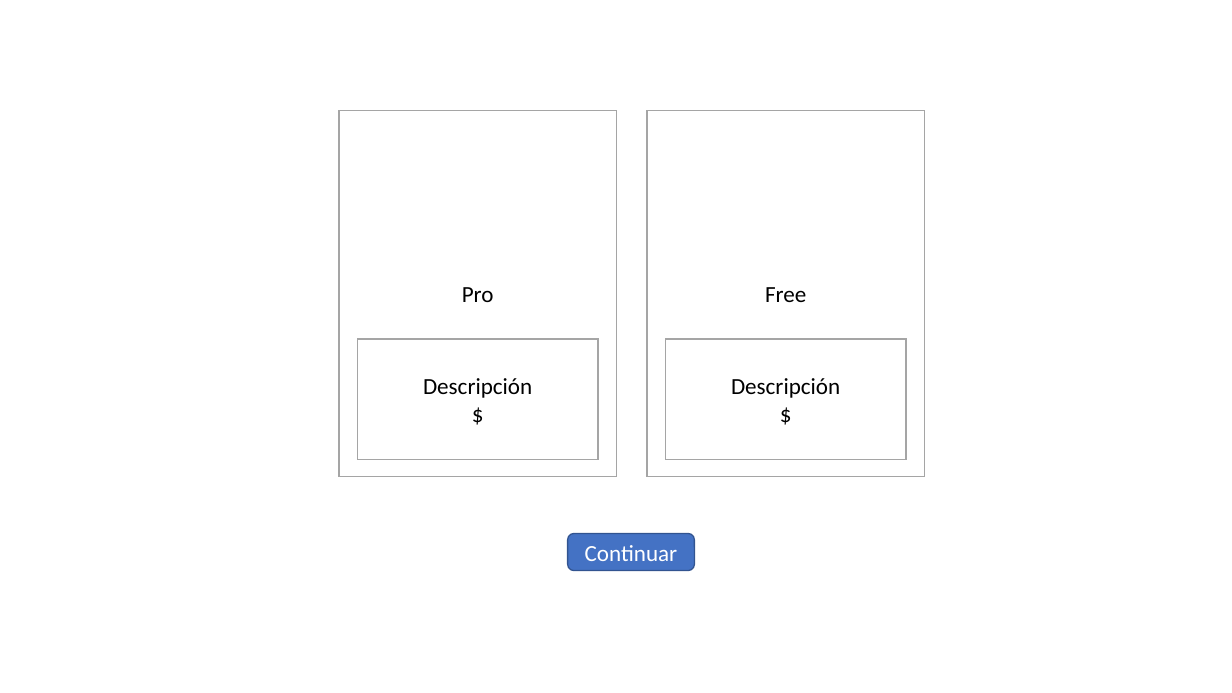
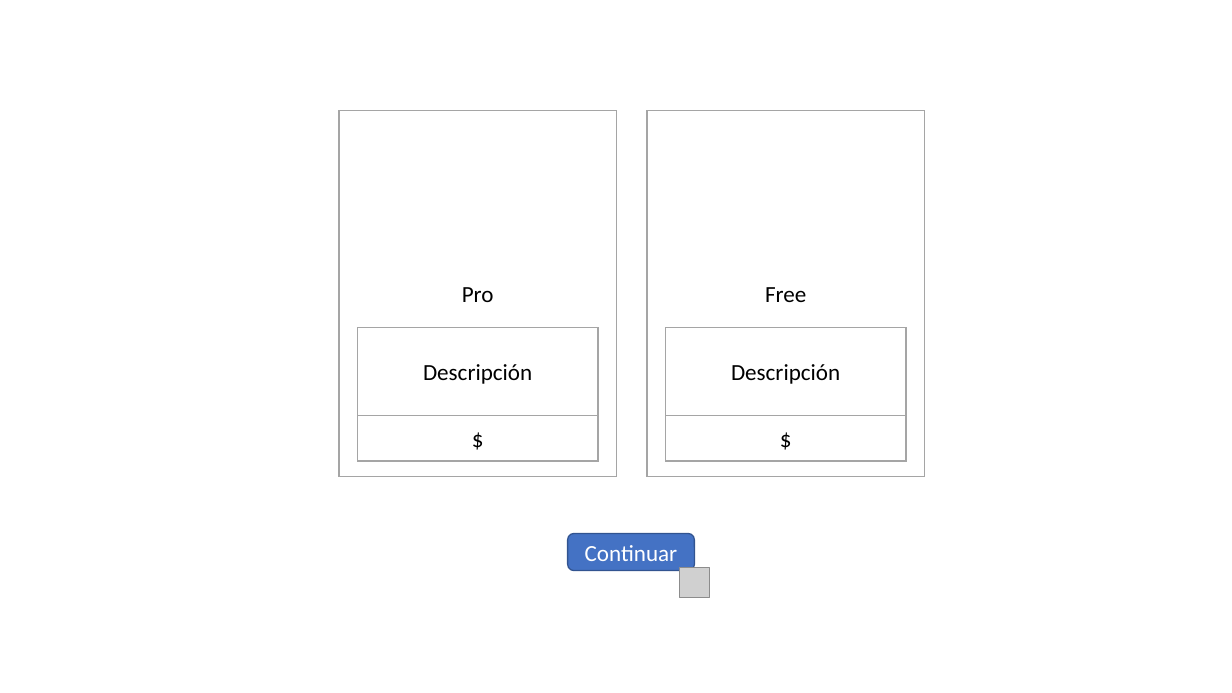
Before and after one commit to the-other-mariana/pm, a slide deck: slide 5 of PM1/eng/MVP.pptx (slide 4 before the commit). Drawn at 1232x693 pixels with LibreOffice and Linux fonts; fonts in the diff are those of the drawing; grey boxes stand for pictures. Boxes give left, top, right and bottom in pixels: in the first picture for what was removed or moved away, otherwise in the second. Text is boxed around its words. In the diff, an @@ line names an element or a change of style, - is before the commit and + after.

```diff
--- a/PM1/eng/MVP.pptx
+++ b/PM1/eng/MVP.pptx
@@ text in rectangle at (358,327,599,415): paragraph removed @@
-$
@@ rectangle "Descripción": place and size @@
-rectangle "Descripción" at (358,339,599,460)
+rectangle "Descripción" at (358,327,599,415)
@@ text in rectangle at (665,327,907,415): paragraph removed @@
-$
@@ rectangle "Descripción": place and size @@
-rectangle "Descripción" at (665,339,907,460)
+rectangle "Descripción" at (665,327,907,415)
@@ rectangle added at (358,415,599,460), fill #FFFFFF, outline #A5A5A5 1 pt, 18 pt, text #000000 @@
+$
@@ rectangle added at (665,415,907,460), fill #FFFFFF, outline #A5A5A5 1 pt, 18 pt, text #000000 @@
+$
@@ picture added at (679,567,710,598) @@
```
Also in this commit, not shown: 10 other slides changed, 5 slides added.
